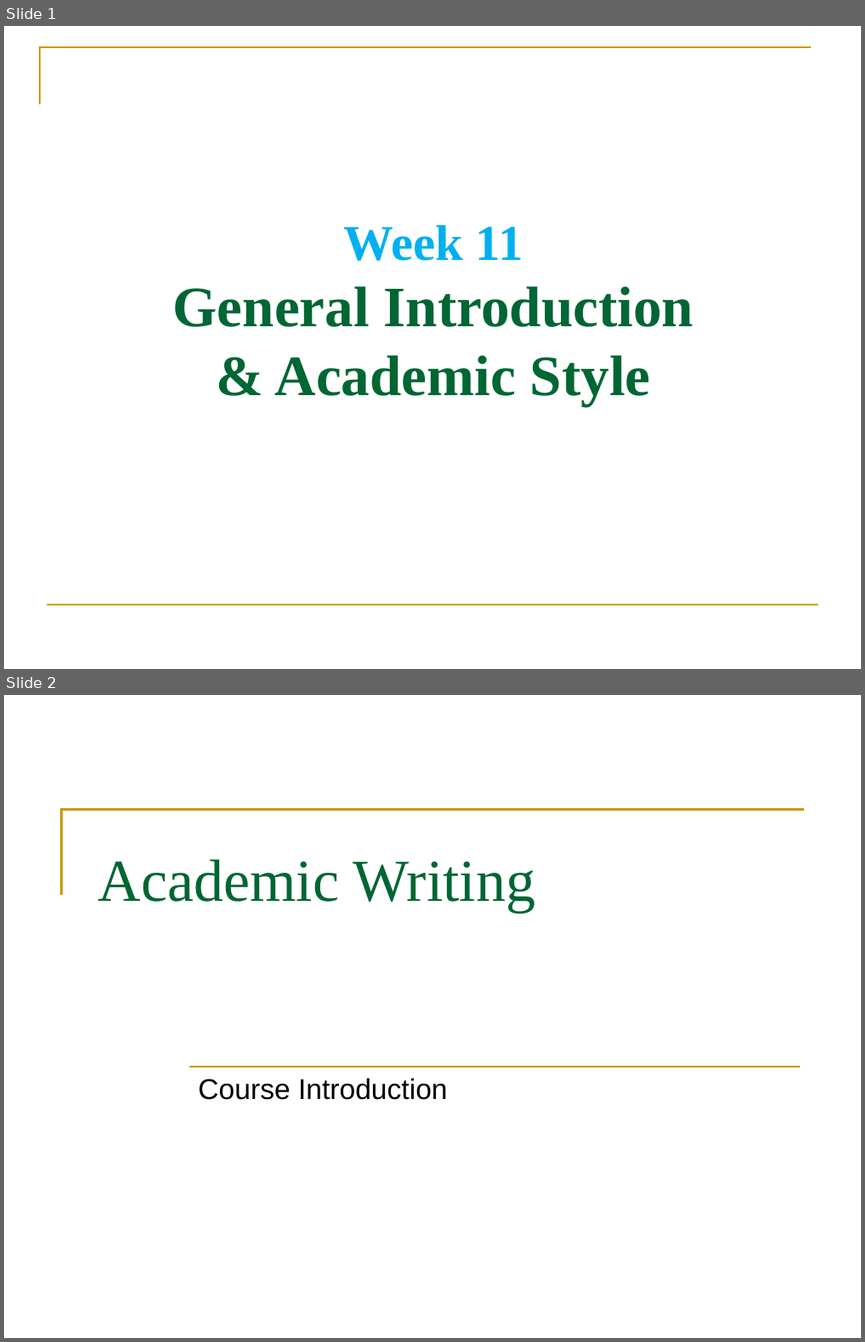
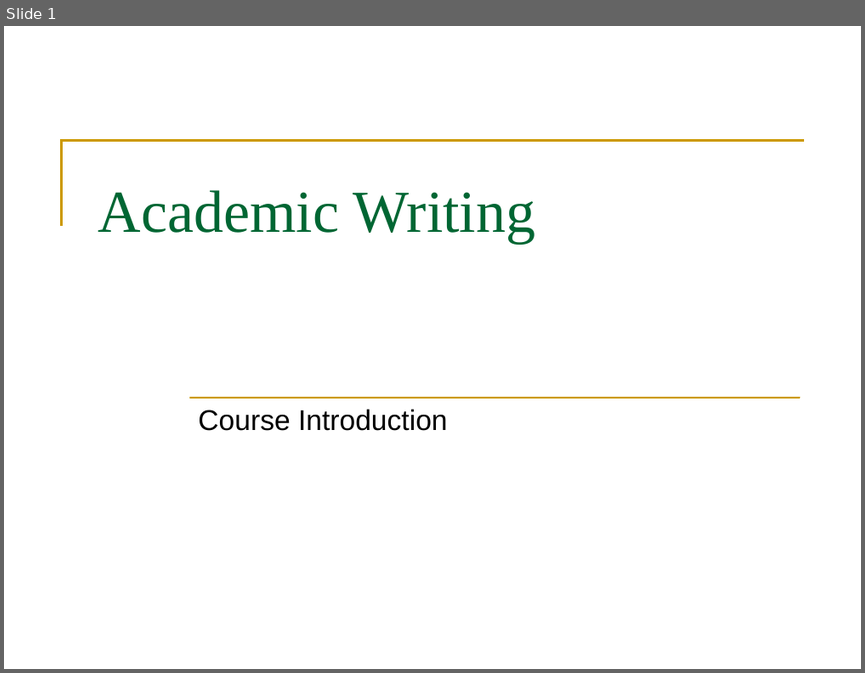
Before and after one commit to FrankKirin/ecust_cource_files, a slide deck: academic_english_writing/y-W11--General Introduction & Style .ppt. Shown one above the other, each under a label of ours: slides 1 and 2 before the commit, slide 1 after it. The pictures are 865x1342 and 865x673 pixels, drawn with LibreOffice and Linux fonts; fonts in the diff are those of the drawing. Boxes give left, top, right and bottom in pixels: in the first picture for what was removed or moved away, otherwise in the second. Text is boxed around its words. In the diff, an @@ line names an element or a change of style, - is before the commit and + after.

```diff
--- a/academic_english_writing/y-W11--General Introduction & Style .ppt
+++ b/academic_english_writing/y-W11--General Introduction & Style .ppt
@@ slide 1 removed at (x1=4, y1=26, x2=861, y2=669), background #FFFFFF @@
@@ freeform shape removed at (x1=40, y1=47, x2=812, y2=105) @@
@@ title removed at (x1=173, y1=225, x2=693, y2=406) @@
-Week 11
-General Introduction
-& Academic Style
@@ line removed from (46, 604) to (818, 604) @@
@@ what was slide 2 is now slide 1 @@
```
Also in this commit, not shown: 7 other files.
